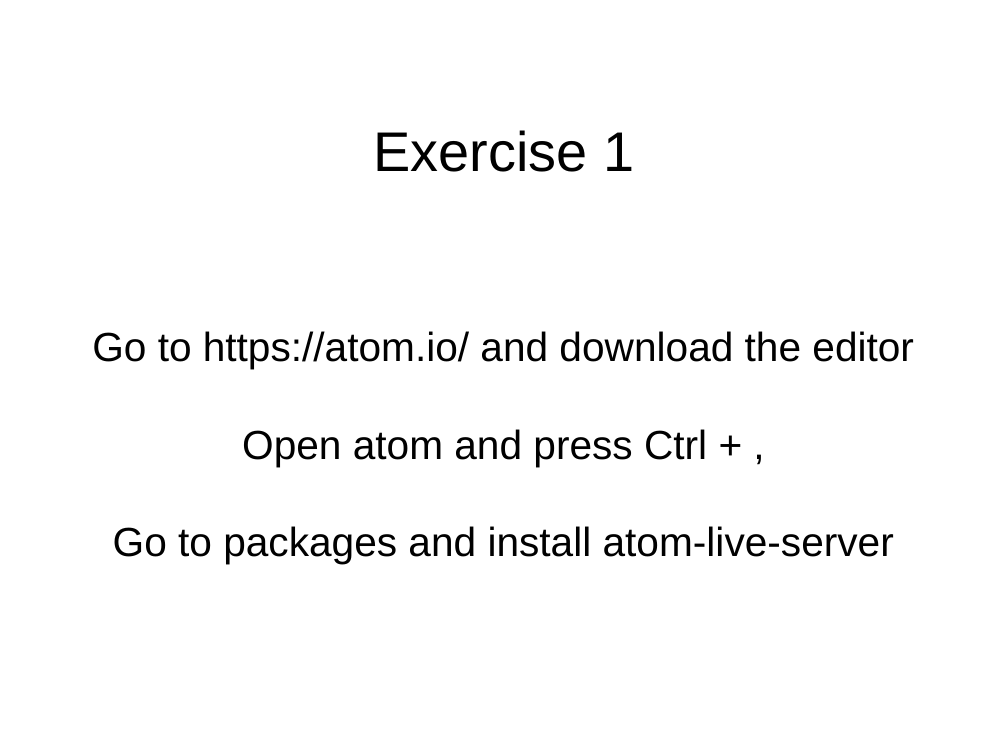
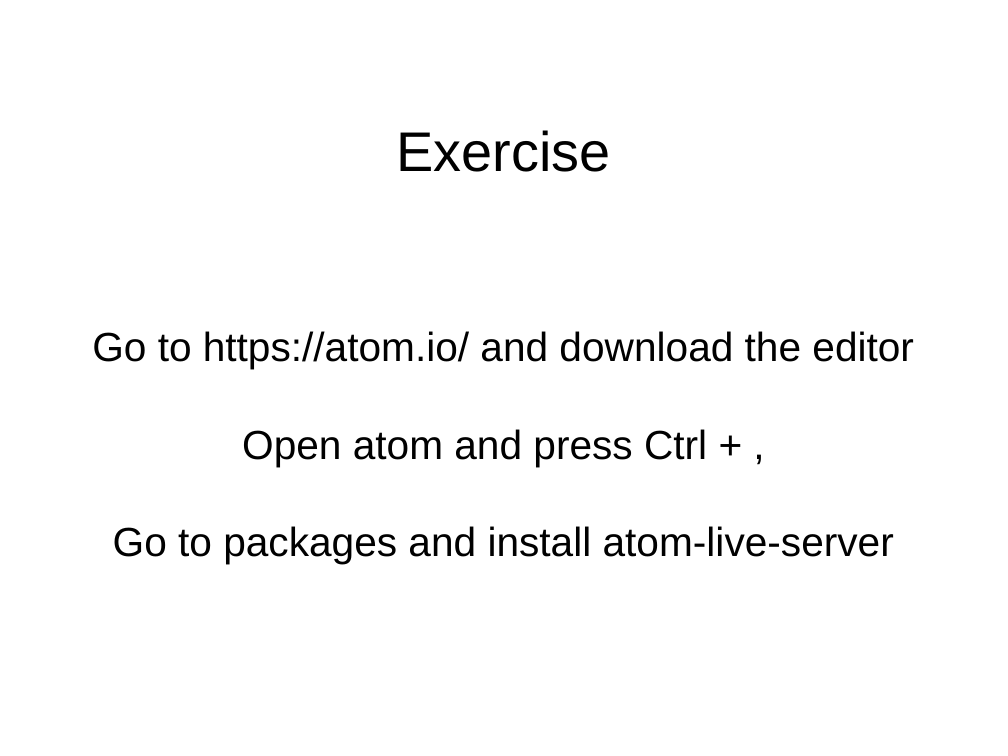
Before and after one commit to bark4mark/learning-programming, a slide deck: slide 9 of slides/Day 1.odp (slide 11 before the commit). Drawn at 1008x756 pixels with LibreOffice and Linux fonts; fonts in the diff are those of the drawing; background and template pictures are left out. Boxes give left, top, right and bottom in pixels: in the first picture for what was removed or moved away, otherwise in the second. Text is boxed around its words. In the diff, an @@ line names an element or a change of style, - is before the commit and + after.

```diff
--- a/slides/Day 1.odp
+++ b/slides/Day 1.odp
@@ title at (397, 130, 611, 172): text changed @@
-Exercise 1
+Exercise
```
Also in this commit, not shown: 3 other slides changed, 10 slides added, 1 other file.
